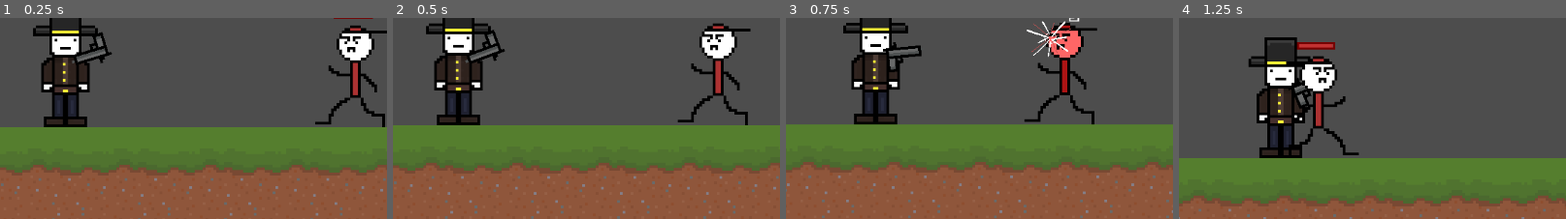
Above: before the commit, frames 1-4 (left to right).
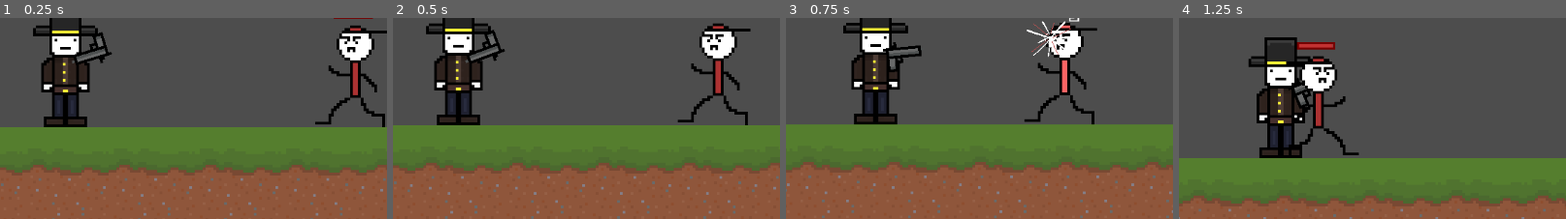
Above: after the commit, the same moments.

Repository: ForwardMeansGo/Shoot-To-Kill
Game: Godot game, scene res://Scenes/level_01.tscn
The game is run twice, just before and just after one commit, with the same random seed, the same clock (stepped at 60 frames per second) and the same inputs. Sound files missing from this copy of the repository are replaced by a short silence.
Inputs (mouse positions are % of the whole screen's width and height, from its top left):
- Up to frame 1 (0.25 s): no input
- Up to frame 2 (0.5 s): no input
- Up to frame 3 (0.75 s): move the mouse to (72, 41) at 0.52 s; hold D (move_right) from 0.53 s (still down); click (72, 41) at 0.6 s
- Up to frame 4 (1.25 s): keep holding D (move_right); tap Space (jump) at 0.77 s
The pictures show only the part of the screen within x 42-91%, y 35-85%; the shares and areas given below are measured in that part.

Frames 1-2 are identical in both runs. In frame 3, 1.0% of the frame differs, in the area x 67-77%, y 3-38%; in frame 4, nothing differs.

Commit message:
Dissolve Testing (removed)

Diff:
--- /dev/null
+++ b/game/Scenes/Effects/DissolveShader.gdshader
@@ -0,0 +1,34 @@
+shader_type canvas_item;
+
+uniform float dissolve_amount : hint_range(0.0, 1.0) = 0.0;
+uniform sampler2D noise_tex;
+uniform float edge_width = 0.15;
+uniform vec4 edge_color = vec4(1.0, 0.8, 0.3, 1.0); // retro glow edge
+
+void fragment() {
+    // Incoming modulate color (from Sprite2D.modulate, etc.)
+    vec4 mod_col = COLOR;
+
+    // Base sprite texture
+    vec4 tex = texture(TEXTURE, UV);
+
+    // Blocky UV for pixel-style chunks
+    // Lower grid = bigger blocks, higher = smaller blocks
+    float grid = 16.0; // try 8.0 for very chunky; tweak if needed
+    vec2 block_uv = floor(UV * grid) / grid;
+
+    // Noise sample
+    float n = texture(noise_tex, block_uv).r;
+    float threshold = dissolve_amount;
+
+    // Hard cut: keep pixel if noise >= threshold, else remove completely
+    float keep = step(threshold, n); // 1 = keep, 0 = dissolve
+
+    // Apply dissolve mask to the texture
+    vec4 out_col = tex * keep;
+
+    // Apply modulate only to RGB so flashes work, alpha stays from tex * keep
+    out_col.rgb *= mod_col.rgb;
+
+    COLOR = out_col;
+}
--- a/game/Scenes/Effects/EnemyDissolve.gdshader
+++ /dev/null
@@ -1,14 +0,0 @@
-shader_type canvas_item;
-
-void vertex() {
-	// Called for every vertex the material is visible on.
-}
-
-void fragment() {
-	// Called for every pixel the material is visible on.
-}
-
-//void light() {
-//	// Called for every pixel for every light affecting the CanvasItem.
-//	// Uncomment to replace the default light processing function with this one.
-//}
--- a/game/Scenes/EnemyBasic.tscn
+++ b/game/Scenes/EnemyBasic.tscn
@@ -1,15 +1,10 @@
-[gd_scene load_steps=11 format=3 uid="uid://b24ka108g6bnw"]
+[gd_scene load_steps=8 format=3 uid="uid://b24ka108g6bnw"]
 
 [ext_resource type="Script" uid="uid://duycd31rxckwt" path="res://Scripts/enemies/enemy.gd" id="1_hghv2"]
 [ext_resource type="Texture2D" uid="uid://d3sxprflqadv8" path="res://Assets/Sprites/Enemy/Demo Enemy.png" id="2_1f0kj"]
 [ext_resource type="PackedScene" uid="uid://deefc1di02kvu" path="res://Scenes/damage_number.tscn" id="2_0830c"]
 [ext_resource type="Texture2D" uid="uid://dsfvqaytjsgf5" path="res://Assets/Sprites/Enemy/EnemyHealthbar1Background.png" id="3_287tu"]
 [ext_resource type="Texture2D" uid="uid://ballj2pmtnuag" path="res://Assets/Sprites/Enemy/Healthbar1Progress.png" id="3_afpow"]
-[ext_resource type="PackedScene" uid="uid://bo18had2tdftq" path="res://Scenes/Effects/enemy_blood.tscn" id="3_pa2dr"]
-[ext_resource type="Shader" uid="uid://0k543axioa4g" path="res://Scenes/Effects/EnemyDissolve.gdshader" id="4_042s1"]
-
-[sub_resource type="ShaderMaterial" id="ShaderMaterial_5f7wg"]
-shader = ExtResource("4_042s1")
 
 [sub_resource type="RectangleShape2D" id="RectangleShape2D_1f0kj"]
 size = Vector2(12, 39)
@@ -22,10 +17,8 @@
 collision_mask = 11
 script = ExtResource("1_hghv2")
 damage_number_scene = ExtResource("2_0830c")
-blood_effect_scene = ExtResource("3_pa2dr")
 
 [node name="Sprite2D" type="Sprite2D" parent="."]
-material = SubResource("ShaderMaterial_5f7wg")
 position = Vector2(19, 18)
 texture = ExtResource("2_1f0kj")
 
--- a/game/Scripts/enemies/enemy.gd
+++ b/game/Scripts/enemies/enemy.gd
@@ -5,13 +5,13 @@
 @export var max_health: int = 100
 @export var player: CharacterBody2D
 @export var damage_number_scene: PackedScene
-@export var blood_effect_scene: PackedScene
 @export var contact_damage: int = 10
 @export var contact_cooldown: float = 0.5
 
 enum State {
 	CHASE,
 	ATTACK,
+	DEAD,
 }
 
 var state: State = State.CHASE
@@ -39,6 +39,10 @@
 			da.body_exited.connect(_on_damage_area_body_exited)
 
 func _physics_process(delta: float) -> void:
+	# If the enemy is dead, don't apply gravity or movement anymore
+	if state == State.DEAD:
+		return
+
 	# Update contact timer
 	contact_timer = max(contact_timer - delta, 0.0)
 
@@ -66,6 +70,8 @@
 		State.ATTACK:
 			# While attacking / in contact range, don't try to push through the player
 			velocity.x = 0.0
+		State.DEAD:
+			velocity.x = 0.0
 
 	# Flip sprite based on intended direction of movement (still want to face the player)
 	if dir_x != 0.0:
@@ -74,6 +80,9 @@
 	move_and_slide()
 
 func take_damage(amount: int, is_crit: bool = false) -> void:
+	if state == State.DEAD:
+		return
+
 	current_health -= amount
 	flash_hit()
 	_update_health_bar()
@@ -92,8 +101,8 @@
 		die()
 
 func flash_hit() -> void:
-	# Simple hit feedback – quick red flash (can improve later)
-	sprite.modulate = Color(1, 0.4, 0.4)
+	# Simple hit feedback – quick white flash
+	sprite.modulate = Color(2.0, 2.0, 2.0, 1.0)
 	await get_tree().create_timer(0.05).timeout
 	sprite.modulate = Color(1, 1, 1)
 
@@ -103,6 +112,9 @@
 		health_bar.value = current_health
 
 func _on_damage_area_body_entered(body: Node) -> void:
+	if state == State.DEAD:
+		return
+
 	print("DamageArea entered by: ", body, " name=", body.name, " groups=", body.get_groups())
 
 	var target := body
@@ -116,6 +128,9 @@
 		state = State.ATTACK
 
 func _on_damage_area_body_exited(body: Node) -> void:
+	if state == State.DEAD:
+		return
+
 	var target := body
 
 	if not target.is_in_group("player") and target.get_parent() and target.get_parent().is_in_group("player"):
@@ -126,11 +141,11 @@
 		state = State.CHASE
 
 func die() -> void:
-	# Spawn blood effect on death, if assigned
-	if blood_effect_scene != null:
-		var blood_effect = blood_effect_scene.instantiate()
-		blood_effect.global_position = global_position
-		get_tree().current_scene.add_child(blood_effect)
+	# Prevent death logic from running multiple times
+	if state == State.DEAD:
+		return
 
-	# Later: play death animation, spawn particles, drop loot etc.
+	state = State.DEAD
+
+	# Temporary placeholder: just remove the enemy
 	queue_free()
Binary file added: game/Assets/Sprites/Guns/AK47.png
Not shown, added: game/Scenes/Effects/DissolveShader.gdshader.uid
Not shown, removed: game/Scenes/Effects/EnemyDissolve.gdshader.uid
